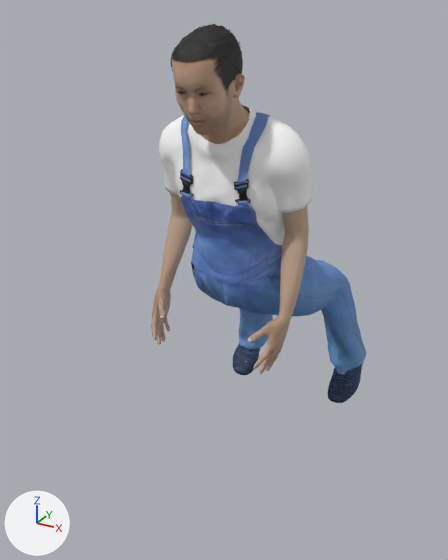
One commit to the glTF model assets/personaggi/realistici/sella/uomo-04.glb: the scene before it, then after it.
Both versions are drawn from a 50 mm camera at (0.829, -1.651, 1.449) aimed at (-0.057, -0.04, 0.643). The axes (+X, +Y, +Z) are drawn at lower left. The lights are the same throughout. The older version comes first. Vertices at exactly the same position are counted once.

Objects in the first picture: 'Human', 'Human.male_worksuit01', 'Human.shoes06', 'Human.short04'.
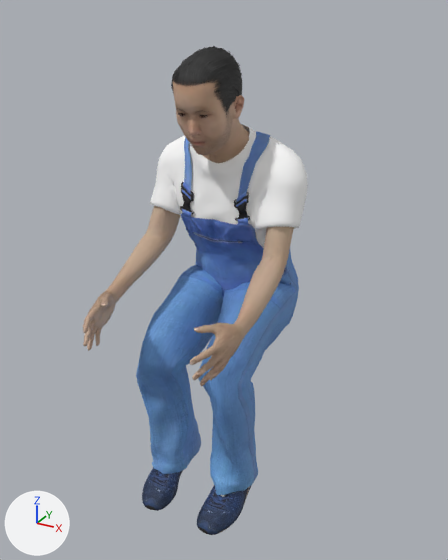
Location of each change, [x1, y1, x2, y2] in pixels of the pictures (448 x 560 px; the box of a moved part takes in the faces that stretch with it):
```json
{"object": "Human.male_worksuit01", "change": "reshaped, moved", "before": [159, 105, 366, 374], "after": [136, 124, 308, 495], "on screen": "17% narrower, 38% taller"}
{"object": "Human", "change": "reshaped, moved", "before": [151, 58, 309, 374], "after": [83, 81, 294, 386], "on screen": "33% wider"}
{"object": "Human.shoes06", "change": "reshaped, moved", "before": [233, 343, 363, 403], "after": [142, 468, 252, 535]}
{"object": "Human.short04", "change": "moved", "before": [171, 24, 243, 92], "after": [171, 46, 242, 114]}
{"part": 1, "of": "me_base_003", "change": "moved or reshaped", "before": [151, 111, 309, 374], "after": [83, 131, 294, 386]}
{"part": 2, "of": "me_male_worksuit01", "change": "moved or reshaped", "before": [159, 109, 366, 374], "after": [136, 128, 307, 495]}
{"part": 3, "of": "me_shoes06", "change": "moved or reshaped", "before": [328, 363, 363, 403], "after": [197, 485, 252, 535]}
{"part": 4, "of": "me_shoes06", "change": "moved or reshaped", "before": [233, 343, 260, 375], "after": [142, 468, 183, 511]}
```

Edits to the scene script, one JSON object a line:
```json
{"block": "me_base_003", "where": "# used by ob_human; location = (0.0, 0.0, -0.226)"}
{"op": "remove", "block": "me_base_003", "code": "me_base_003.from_pydata(...)  # 8428 vertices, 16768 faces; spans x -0.234..0.234, y -0.333..-0.016, z 0.693..1.631"}
{"op": "add", "block": "me_base_003", "code": "me_base_003.from_pydata(...)  # 8428 vertices, 16768 faces; spans x -0.231..0.231, y -0.597..-0.086, z 0.891..1.631"}
{"block": "me_base_003", "change": "me_base_003 part 1: 4122 of 8428 vertices moved; they spanned x -0.234..0.234, y -0.278..-0.016, z 0.693..1.415 and now span x -0.231..0.231, y -0.597..-0.089, z 0.891..1.415; mean shift (0.0, -0.28, 0.158); largest move (-0.185, -0.211, 0.693) -> (-0.174, -0.572, 0.897)"}
{"block": "me_male_worksuit01", "where": "# used by ob_human_male_worksuit01; location = (0.0, 0.0, -0.226)"}
{"op": "remove", "block": "me_male_worksuit01", "code": "me_male_worksuit01.from_pydata(...)  # 3763 vertices, 6986 faces; spans x -0.27..0.276, y -0.212..0.644, z 0.321..1.432"}
{"op": "add", "block": "me_male_worksuit01", "code": "me_male_worksuit01.from_pydata(...)  # 3763 vertices, 6986 faces; spans x -0.234..0.239, y -0.42..0.108, z 0.354..1.432"}
{"block": "me_male_worksuit01", "change": "me_male_worksuit01 part 2: 2705 of 3763 vertices moved; they spanned x -0.27..0.276, y -0.212..0.644, z 0.321..1.418 and now span x -0.234..0.239, y -0.42..0.108, z 0.354..1.418; mean shift (0.0, -0.165, 0.016); largest move (-0.175, 0.477, 0.322) -> (-0.069, -0.337, 0.355)"}
{"block": "me_male_worksuit01", "change": "other edits to the shape of me_male_worksuit01 do not show in these pictures"}
{"block": "me_shoes06", "where": "# used by ob_human_shoes06; location = (0.0, 0.0, -0.226)"}
{"op": "remove", "block": "me_shoes06", "code": "me_shoes06.from_pydata(...)  # 1594 vertices, 3064 faces; spans x -0.281..0.281, y 0.381..0.624, z 0.226..0.499"}
{"op": "add", "block": "me_shoes06", "code": "me_shoes06.from_pydata(...)  # 1594 vertices, 3064 faces; spans x -0.169..0.169, y -0.451..-0.189, z 0.278..0.508"}
{"block": "me_shoes06", "change": "me_shoes06 part 3: the loose piece of 653 vertices spanning x 0.165..0.281, y 0.381..0.624, z 0.226..0.408 is multiplied about its middle by the matrix ((0.99, -0.026, 0.141), (-0.01, 0.968, 0.252), (-0.143, -0.251, 0.957)), then moved by (-0.107, -0.816, 0.02)"}
{"block": "me_shoes06", "change": "me_shoes06 part 4: the loose piece of 653 vertices spanning x -0.281..-0.165, y 0.381..0.624, z 0.226..0.408 is multiplied about its middle by the matrix ((0.99, 0.026, -0.141), (0.01, 0.968, 0.252), (0.143, -0.251, 0.957)), then moved by (0.107, -0.816, 0.02)"}
{"block": "me_shoes06", "change": "other edits to the shape of me_shoes06 do not show in these pictures"}
{"op": "set", "path": "ob_human.location", "old": "(0.0, 0.0, -0.226)", "new": "(0.0, 0.0, -0.278)"}
{"op": "set", "path": "ob_human_male_worksuit01.location", "old": "(0.0, 0.0, -0.226)", "new": "(0.0, 0.0, -0.278)"}
{"op": "set", "path": "ob_human_shoes06.location", "old": "(0.0, 0.0, -0.226)", "new": "(0.0, 0.0, -0.278)"}
{"op": "set", "path": "ob_human_short04.location", "old": "(0.0, 0.0, -0.226)", "new": "(0.0, 0.0, -0.278)"}
```
